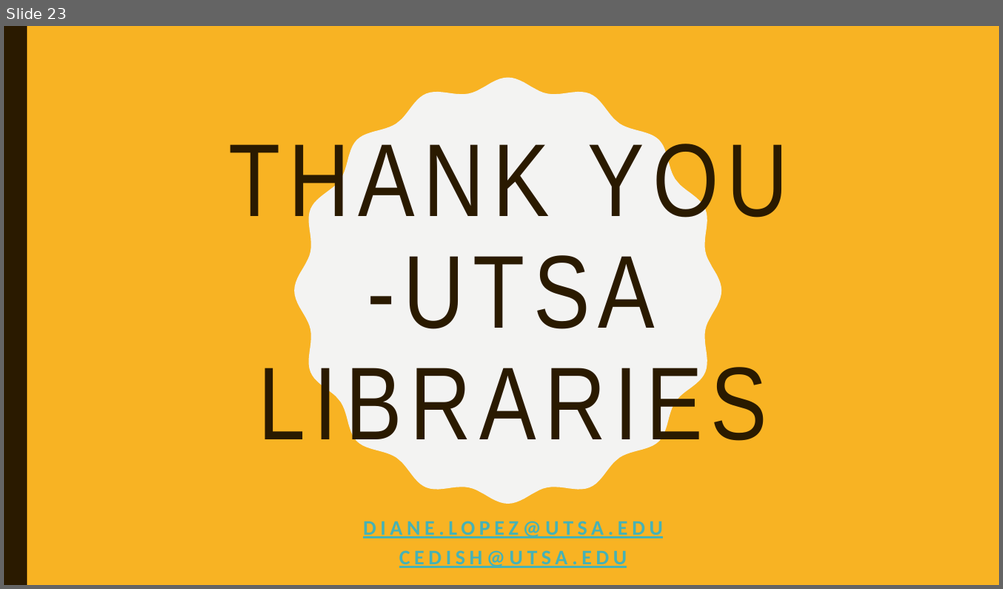
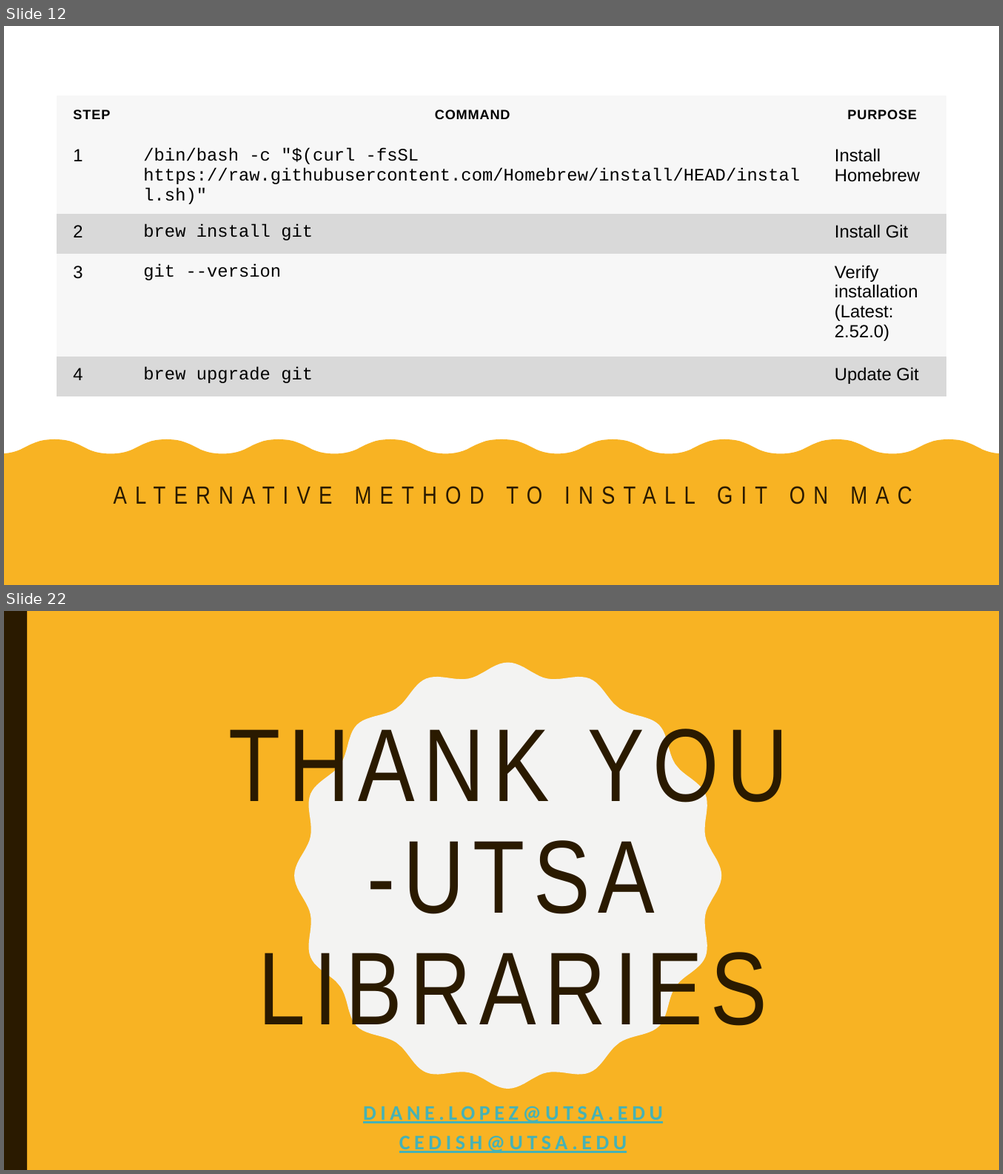
Before and after one commit to dianita956/git_vscode_wrkshp26, a slide deck: git_vscode_spring26_workshop.pptx. Shown one above the other, each under a label of ours: slide 23 before the commit, slides 12 and 22 after it; the slides between them are not shown. The pictures are 1003x589 and 1003x1174 pixels, drawn with LibreOffice and Linux fonts; fonts in the diff are those of the drawing. Boxes give left, top, right and bottom in pixels: in the first picture for what was removed or moved away, otherwise in the second. Text is boxed around its words. In the diff, an @@ line names an element or a change of style, - is before the commit and + after.

```diff
--- a/git_vscode_spring26_workshop.pptx
+++ b/git_vscode_spring26_workshop.pptx
@@ slide 12 added at (4, 26, 999, 585), background #FFFFFF @@
@@ freeform shape added at (4, 26, 77, 585), fill #2A1A00 @@
@@ rectangle added at (4, 26, 27, 585), fill #2A1A00 @@
@@ rectangle added at (4, 26, 999, 585), fill #FFFFFF @@
@@ rectangle added at (976, 26, 999, 585), fill #F8B323 @@
@@ table added at (57, 96, 945, 400), 5 rows, 3 columns @@
+STEP | COMMAND | PURPOSE
+1 | /bin/bash -c "$(curl -fsSL https://raw.githubusercontent.com/Homebrew/install/HEAD/install.sh)" | Install Homebrew
+2 | brew install git | Install Git
+3 | git --version | Verify installation (Latest: 2.52.0)
+4 | brew upgrade git | Update Git
@@ freeform shape added at (4, 440, 999, 585), fill #F8B323 @@
@@ title added at (114, 486, 912, 505), 24 pt, text #2A1A00 @@
+ALTERNATIVE METHOD TO INSTALL GIT ON MAC
@@ what was slide 23 is now slide 22 @@
```
Also in this commit, not shown: 3 slides changed, 16 other slides added, 18 slides removed, 2 other files.
